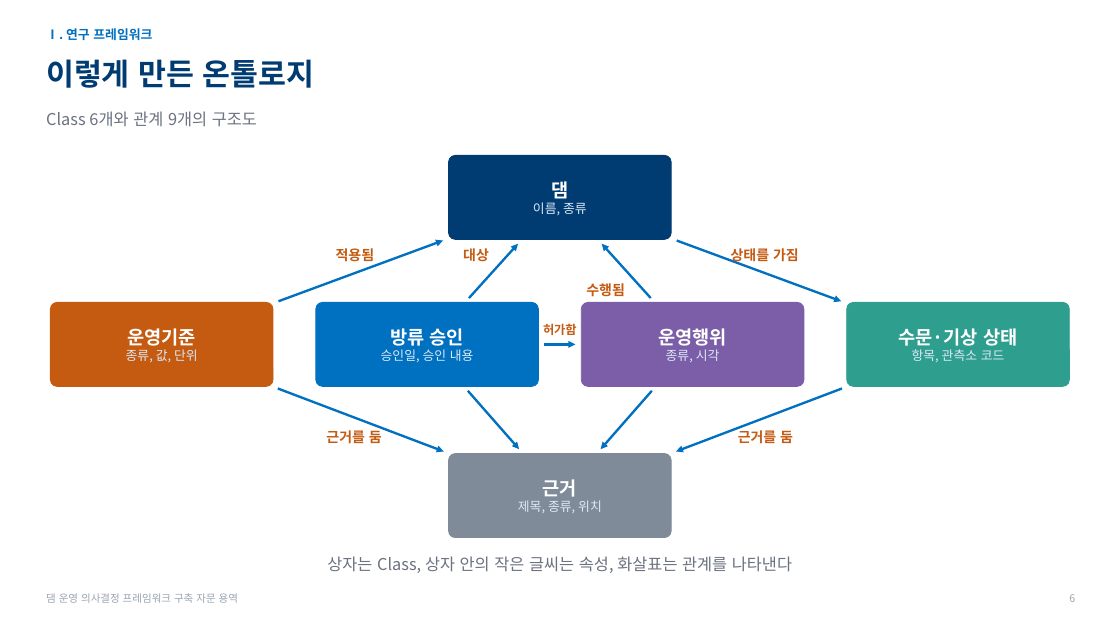
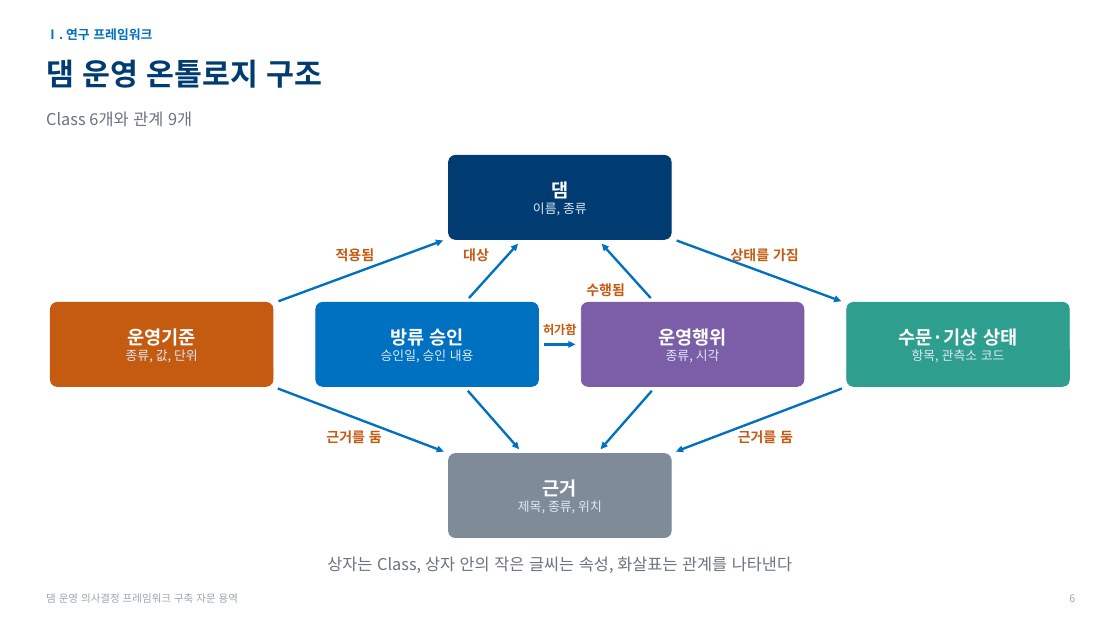
Before and after one commit to mkm1119/KGRAG-LLM, a slide deck: slide 6 of project_khnp/2026.11.26_한강수력본부_발표자료_초안.pptx. Drawn at 1120x630 pixels with LibreOffice and Linux fonts; fonts in the diff are those of the drawing; background and template pictures are left out. Boxes give left, top, right and bottom in pixels: in the first picture for what was removed or moved away, otherwise in the second. Text is boxed around its words. In the diff, an @@ line names an element or a change of style, - is before the commit and + after.

```diff
--- a/project_khnp/2026.11.26_한강수력본부_발표자료_초안.pptx
+++ b/project_khnp/2026.11.26_한강수력본부_발표자료_초안.pptx
@@ text at (46, 59, 323, 88): text changed @@
-이렇게 만든 온톨로지
+댐 운영 온톨로지 구조
@@ text at (46, 111, 192, 127): text changed @@
-Class 6개와 관계 9개의 구조도
+Class 6개와 관계 9개
```
Also in this commit, not shown: 6 other slides changed, 1 other file.
